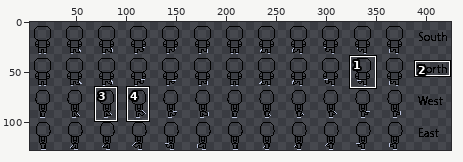
Sprite sheet -- ZealousZamboni/media/skater.gif. Above, an overview of the earlier version with the close-up marked.
Close-up. Before the edit:
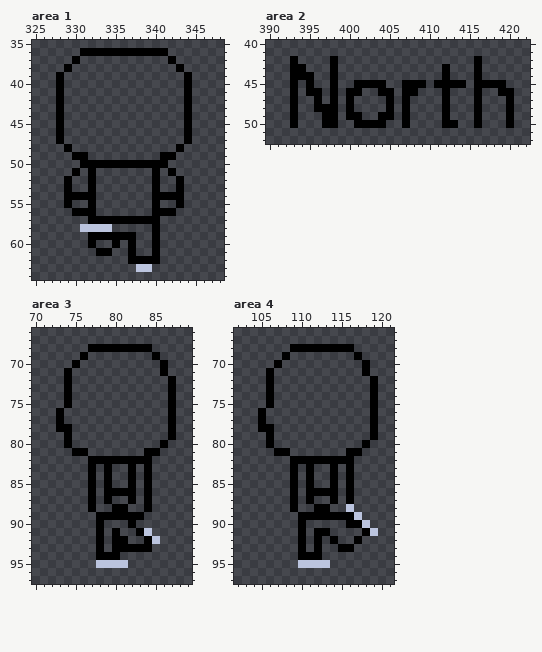
The file is 512x128 pixels. Shown: area 1: x 325..348, y 35..64; area 2: x 390..422, y 40..52; area 3: x 70..89, y 66..97; area 4: x 102..121, y 66..97. The old version is drawn lined up with the new one. The wide view leaves out empty margins. The commit also changed other parts of the picture, which this record leaves out.
And afterwards:
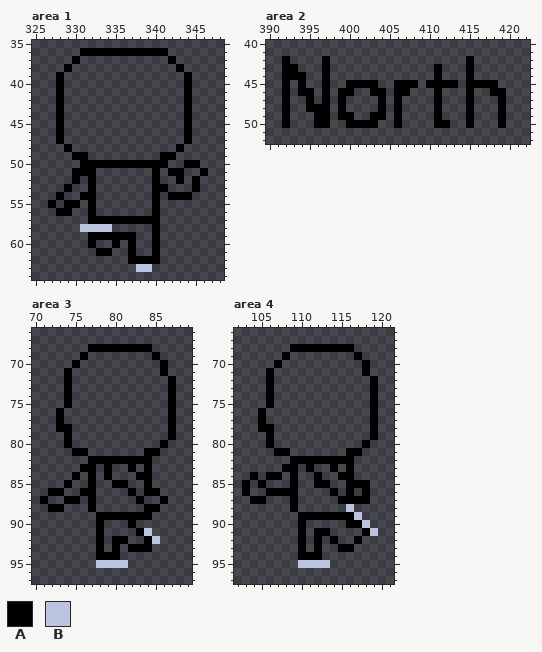
Palette (. is transparent): A #000000  B #bbc4de
Difference:
whole drawing moved by +1,+0 (the old picture is shown already moved)
Area 1:
Colour A now appears in row 50 at x 344 to 345; in row 51 at x 331, 343 and 346; in row 52 at x 330 and 345; in row 53 at x 341 and 345; in row 54 at x 328 and 344; in row 55 at x 327 and 330.
Colour A now appears in row 56 at x 328 to 329.
Colour A is gone in row 52 at x 329; in row 53 at x 343; in row 54 at x 329 to 330 and 341; in row 55 at x 343; in row 56 at x 330 to 331 and 341 to 342.
Area 2:
Colour A now appears in row 42 at x 392, 397 and 415; in rows 43 to 44 at x 392, 397, 411 and 415; in row 45 at x 392, 394, 397, 400, 406, 410 and 415; in row 46 at x 392, 394, 397, 399, 403, 406, 411, 415 and 418; in row 47 at x 392, 395, 397, 399, 404, 406, 411, 415 and 419; in row 48 at x 392, 395, 399, 404, 406, 411, 415 and 419.
Colour A now appears in row 49 at x 392, 396, 399, 403, 406, 411, 415 and 419; in row 50 at x 392, 396, 400, 406, 411, 415 and 419.
Colour A is gone in row 42 at x 393, 398 and 416; in row 43 at x 394, 398, 412 and 416; in row 44 at x 395, 398, 412 and 416; in row 45 at x 393, 395, 398, 404, 409, 414 and 419; in row 46 at x 393, 396, 398, 401, 405, 408, 412, 416 and 420; in row 47 at x 393, 396, 398, 400, 405, 407, 412, 416 and 420.
Colour A is gone in row 48 at x 393, 398, 400, 405, 407, 412, 416 and 420; in row 49 at x 393, 398, 401, 405, 407, 412, 416 and 420; in row 50 at x 393, 398, 404, 407, 413, 416 and 420.
Area 3:
Colour A now appears in row 83 at x 76; in row 84 at x 75 and 83; in row 85 at x 74 and 80 to 81; in row 86 at x 72 to 73, 76 and 85; in row 87 at x 71, 74 to 75, 83 and 86; in row 88 at x 72 to 73 and 85.
Colour A now appears in row 89 at x 84.
Colour A is gone in row 84 at x 82; in row 85 at x 79 and 82; in row 86 at x 79 to 81; in row 87 at x 79, 82 and 84; in row 88 at x 80 to 81; in row 91 at x 80.
Colour A is gone in row 93 at x 81.
Area 4:
Colour A now appears in row 83 at x 108; in row 84 at x 104, 106 to 107, 112 and 115; in row 85 at x 103, 105, 112 to 113 and 117 to 118; in row 86 at x 103, 106 to 108 and 118; in row 87 at x 104 to 105, 115 and 117 to 118.
Colour A is gone in rows 84 to 85 at x 111 and 114; in row 86 at x 111 to 113; in row 87 at x 111 and 114; in row 88 at x 112 to 113.
